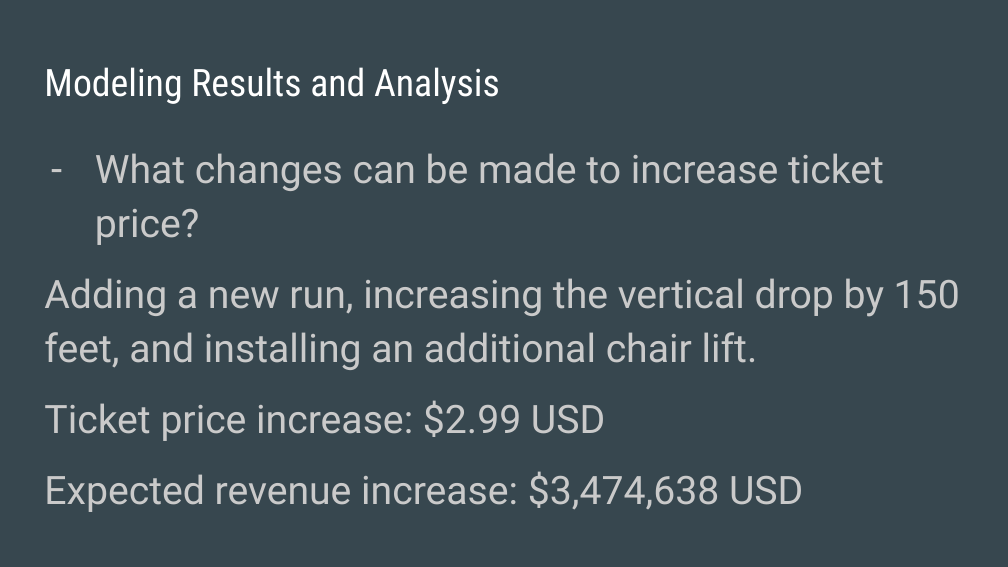
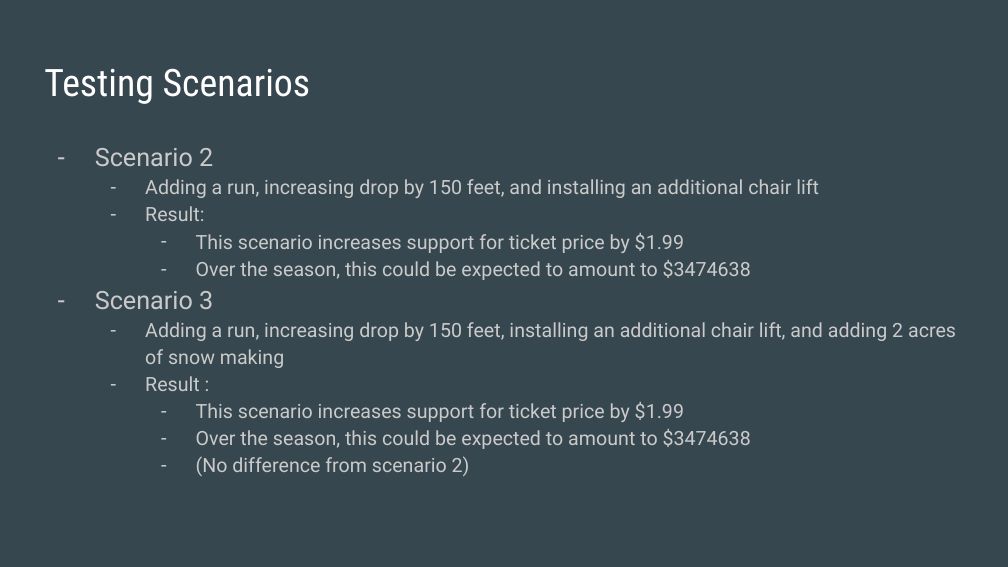
Before and after one commit to TheDemx27/DataScienceGuidedCapstone, a slide deck: slide 7 of Big Mountain Slide Deck.pptx (slide 5 before the commit). Drawn at 1008x567 pixels with LibreOffice and Linux fonts; fonts in the diff are those of the drawing. Boxes give left, top, right and bottom in pixels: in the first picture for what was removed or moved away, otherwise in the second. Text is boxed around its words. In the diff, an @@ line names an element or a change of style, - is before the commit and + after.

```diff
--- a/Big Mountain Slide Deck.pptx
+++ b/Big Mountain Slide Deck.pptx
@@ title at box(44, 68, 310, 104): text changed @@
-Modeling Results and Analysis
+Testing Scenarios
@@ text at box(95, 148, 956, 476): text changed; size 28 to 14 pt @@
-– What changes can be made to increase ticket price?
-Adding a new run, increasing the vertical drop by 150 feet, and installing an additional chair lift.
-Ticket price increase: $2.99 USD
-Expected revenue increase: $3,474,638 USD
+– Scenario 2
+  – Adding a run, increasing drop by 150 feet, and installing an additional chair lift
+  – Result:
+    – This scenario increases support for ticket price by $1.99
+    – Over the season, this could be expected to amount to $3474638
+– Scenario 3
+  – Adding a run, increasing drop by 150 feet, installing an additional chair lift, and adding 2 acres of snow making
+  – Result :
+    – This scenario increases support for ticket price by $1.99
+    – Over the season, this could be expected to amount to $3474638
+    – (No difference from scenario 2)
```
Also in this commit, not shown: 4 slides added, 1 slide removed.
